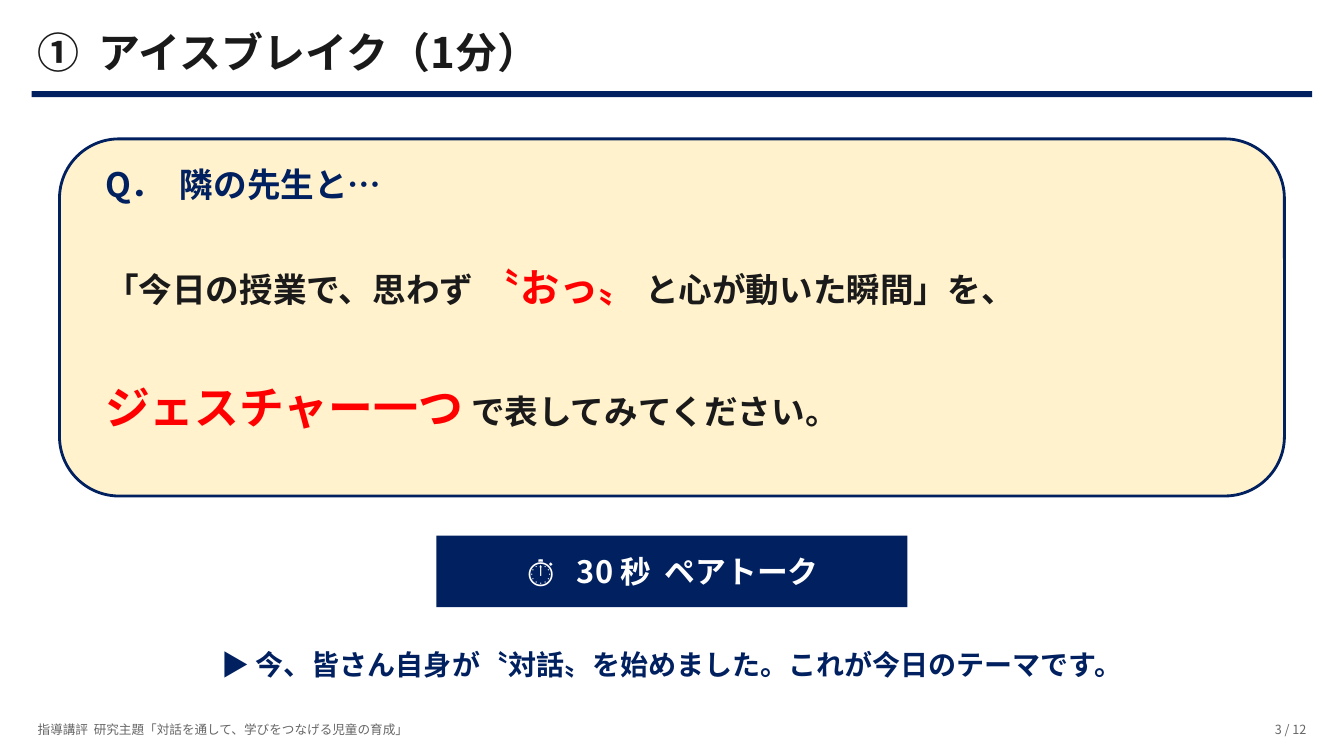
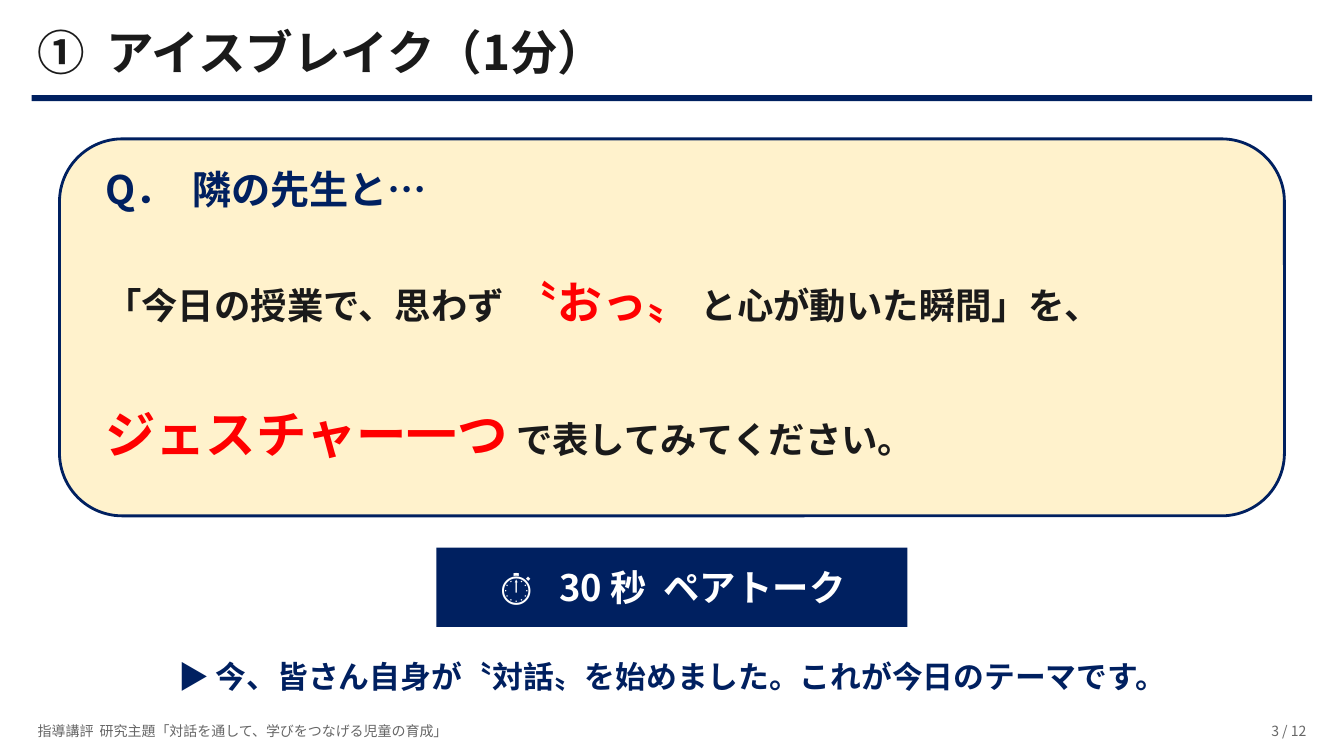
Before and after one commit to contynet730-star/con30, a slide deck: slide 3 of 指導講評_対話を通して学びをつなげる児童.pptx. Drawn at 1344x756 pixels with LibreOffice and Linux fonts; fonts in the diff are those of the drawing. Boxes give left, top, right and bottom in pixels: in the first picture for what was removed or moved away, otherwise in the second. Text is boxed around its words. In the diff, an @@ line names an element or a change of style, - is before the commit and + after.

```diff
--- a/指導講評_対話を通して学びをつなげる児童.pptx
+++ b/指導講評_対話を通して学びをつなげる児童.pptx
@@ text "① アイスブレイク（1分）" at box(38, 29, 606, 75): size 30 to 34 pt @@
@@ rounded rectangle: place and size @@
-rounded rectangle at box(59, 139, 1285, 496)
+rounded rectangle at box(59, 139, 1285, 516)
@@ text "Q． 隣の先生と…" at box(105, 170, 427, 212): size 24 to 28 pt @@
@@ text "「今日の授業で、思わず 〝おっ〟 と心が動いた瞬間」を、": place and size @@
-text "「今日の授業で、思わず 〝おっ〟 と心が動いた瞬間」を、" at box(105, 268, 1015, 306)
+text "「今日の授業で、思わず 〝おっ〟 と心が動いた瞬間」を、" at box(105, 281, 1101, 323)
@@ text "「今日の授業で、思わず 〝おっ〟 と心が動いた瞬間」を、" at box(105, 281, 1101, 323): size 24 to 26 pt in "「今日の授業で、思わず と心が動いた瞬間」を、"; size 28 to 32 pt in "〝おっ〟" @@
@@ text "ジェスチャー一つ で表してみてください。": place and size @@
-text "ジェスチャー一つ で表してみてください。" at box(105, 387, 839, 429)
+text "ジェスチャー一つ で表してみてください。" at box(105, 412, 914, 458)
@@ text "ジェスチャー一つ で表してみてください。" at box(105, 412, 914, 458): size 32 to 36 pt in "ジェスチャー一つ"; size 24 to 26 pt in "で表してみてください。" @@
@@ text "⏱ 30 秒 ペアトーク": place and size @@
-text "⏱ 30 秒 ペアトーク" at box(577, 557, 819, 586)
+text "⏱ 30 秒 ペアトーク" at box(559, 570, 846, 605)
@@ text "⏱ 30 秒 ペアトーク" at box(559, 570, 846, 605): size 22 to 26 pt @@
@@ rectangle: place and size @@
-rectangle at box(437, 535, 907, 607)
+rectangle at box(437, 547, 907, 627)
@@ text "▶ 今、皆さん自身が〝対話〟を始めました。これが今日のテーマです。": place and size @@
-text "▶ 今、皆さん自身が〝対話〟を始めました。これが今日のテーマです。" at box(256, 651, 1122, 678)
+text "▶ 今、皆さん自身が〝対話〟を始めました。これが今日のテーマです。" at box(216, 661, 1166, 691)
@@ text "▶ 今、皆さん自身が〝対話〟を始めました。これが今日のテーマです。" at box(216, 661, 1166, 691): size 20 to 22 pt @@
@@ text "指導講評 研究主題「対話を通して、学びをつなげる児童の育成」" at box(38, 724, 448, 737): size 9 to 10 pt @@
@@ text "3 / 12" at box(1271, 725, 1307, 736): size 9 to 10 pt @@
```
Also in this commit, not shown: 11 other slides changed.
